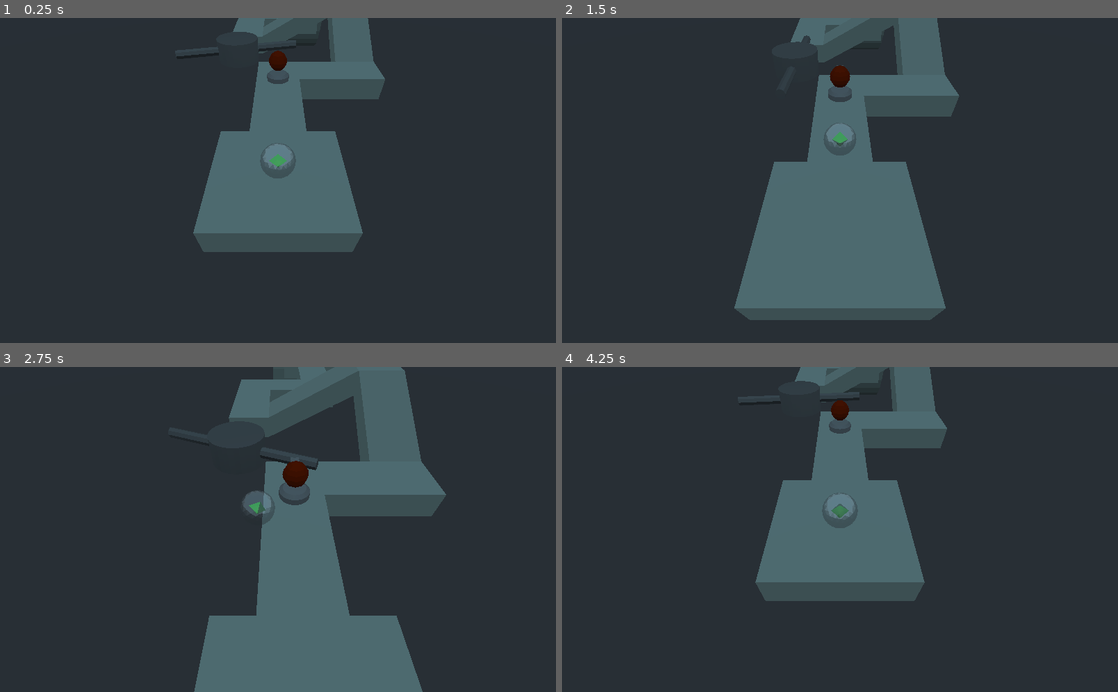
Above: before the commit, frames 1-4 (two rows, left to right).
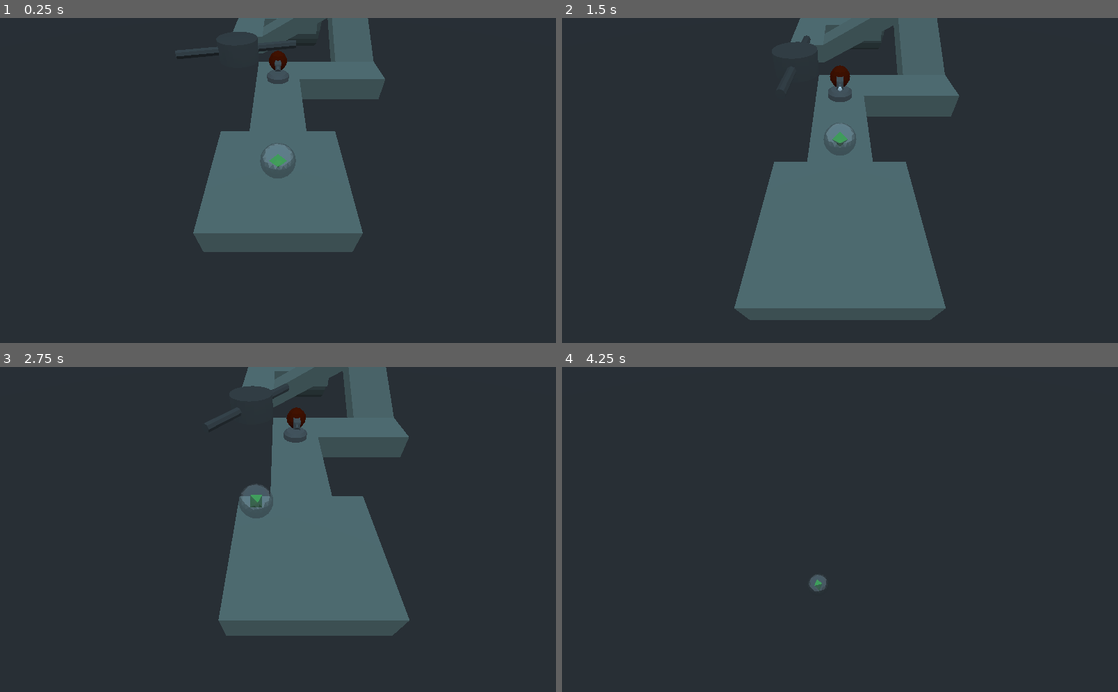
Above: after the commit, the same moments.

Repository: Theo-Fafet/mix-and-game-jam-2020
Game: Godot game, scene res://ExampleScene.tscn
Two runs of this game, one before a commit and one after it. Both use one fixed random seed, a clock stepped at 60 frames per second and the inputs below.
Inputs:
- Up to frame 1 (0.25 s): no input
- Up to frame 2 (1.5 s): hold Up (ui_up) from 0.53 s (still down)
- Up to frame 3 (2.75 s): release Up (ui_up) at 2.03 s; hold Left (ui_left) from 2.03 s (still down)
- Up to frame 4 (4.25 s): release Left (ui_left) at 3.53 s; hold Down (ui_down) from 3.53 s (still down)

The runs differ from the first frame. In frame 1, less than 0.1% of the frame differs, in the area x 49-51%, y 13-17%; in frame 2, less than 0.1%; in frame 3, 22%, in the area x 34-81%, y 0-100%; in frame 4, 15%.
Error before the commit: Invalid set index 'wait_time' (on base: 'null instance') with value of type 'int'. (res://3D/Ennemies/Turret/Scripts/TurretFire.gd:11)

Commit message:
fix turret

Diff:
--- a/3D/Ennemies/Bullet/Nodes/Bullet.tscn
+++ b/3D/Ennemies/Bullet/Nodes/Bullet.tscn
@@ -16,7 +16,7 @@
 script = ExtResource( 1 )
 
 [node name="Timer" type="Timer" parent="."]
-wait_time = 5.0
+wait_time = 20.0
 one_shot = true
 autostart = true
 
--- a/3D/Ennemies/Turret/Nodes/Turret.tscn
+++ b/3D/Ennemies/Turret/Nodes/Turret.tscn
@@ -15,6 +15,7 @@
 height = 0.15
 
 [node name="Turret" type="Spatial"]
+script = ExtResource( 1 )
 
 [node name="Timer" type="Timer" parent="."]
 autostart = true
@@ -24,12 +25,10 @@
 material/0 = null
 
 [node name="TurretProbe" type="MeshInstance" parent="TurretBase"]
-transform = Transform( 1, 0, 0, 0, 1, 0, 0, 0, 1, 0, 0.4, 0 )
+transform = Transform( -1, 0, -8.74228e-08, 0, 1, 0, 8.74228e-08, 0, -1, 0, 0.4, 0 )
 mesh = ExtResource( 3 )
 material/0 = null
 material/1 = null
-script = ExtResource( 1 )
-bullet_speed = 5.0
 
 [node name="StaticBody" type="StaticBody" parent="TurretBase/TurretProbe"]
 
@@ -45,4 +44,4 @@
 [node name="CollisionShape" type="CollisionShape" parent="TurretBase/StaticBody"]
 transform = Transform( 1, 0, 0, 0, 1, 0, 0, 0, 1, 0, 0.075, 0 )
 shape = SubResource( 3 )
-[connection signal="timeout" from="Timer" to="TurretBase/TurretProbe" method="_on_Timer_timeout"]
+[connection signal="timeout" from="Timer" to="." method="_on_Timer_timeout"]
--- a/3D/Ennemies/Turret/Scripts/TurretFire.gd
+++ b/3D/Ennemies/Turret/Scripts/TurretFire.gd
@@ -11,13 +11,12 @@
 	$Timer.wait_time = fire_rate
 
 func _on_Timer_timeout() -> void:
-
 	shoot()
 
 func shoot() -> void:
 	var bullet = bulletPacked.instance();
-	bullet.velocity = bullet_speed * $TurretBase/TurretProbe.transform.basis.z
-	bullet.translation = $TurretBase/TurretProbe.translation + $TurretBase/TurretProbe.transform.basis.z/2
+	bullet.velocity = bullet_speed * -$TurretBase/TurretProbe.transform.basis.z
+	bullet.translation = $TurretBase/TurretProbe.translation
 	call_deferred("add_child", bullet)
 
 func rotate(axis:Vector3,angle: float) -> void:
--- a/project.godot
+++ b/project.godot
@@ -25,6 +25,11 @@
 "path": "res://Scripts/FollowCamera.gd"
 }, {
 "base": "Spatial",
+"class": "Rotor",
+"language": "GDScript",
+"path": "res://3D/Levels/Props/Scripts/Rotor.gd"
+}, {
+"base": "Spatial",
 "class": "Turret",
 "language": "GDScript",
 "path": "res://3D/Ennemies/Turret/Scripts/TurretFire.gd"
@@ -33,6 +38,7 @@
 "BallController": "",
 "Bullet": "",
 "FollowCamera": "",
+"Rotor": "",
 "Turret": ""
 }
 
